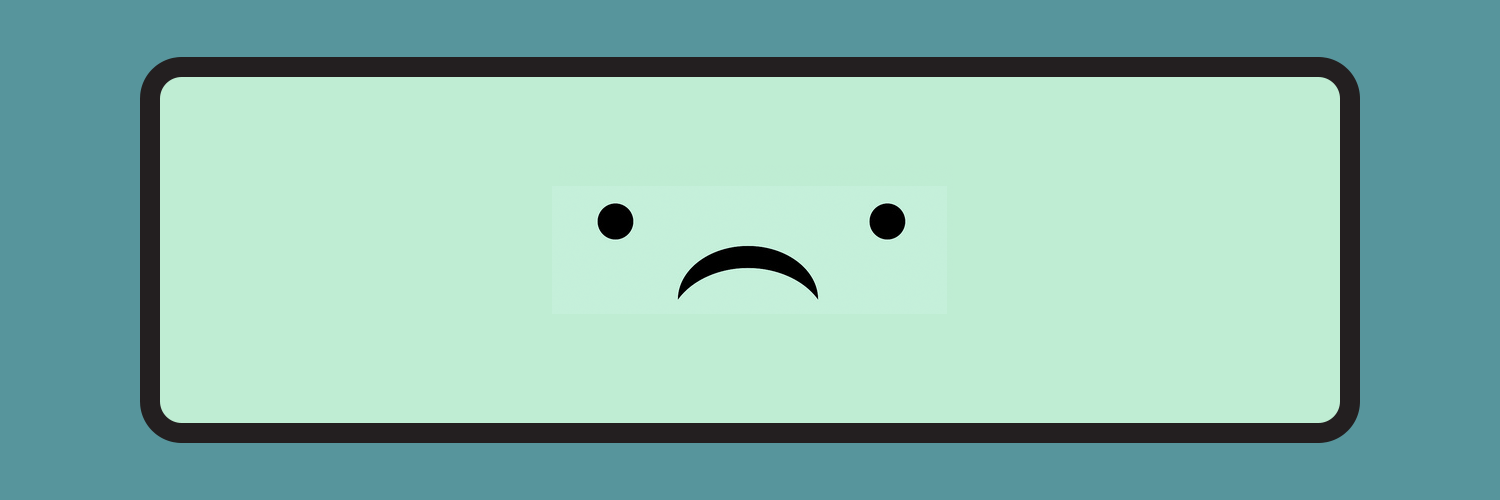
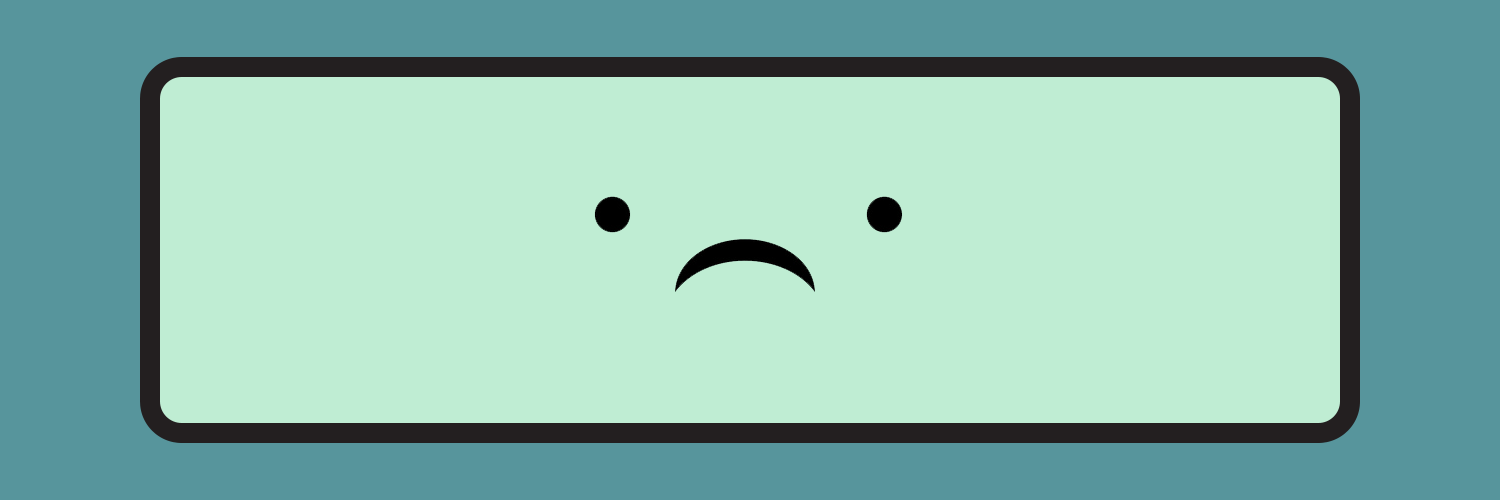
Two versions of the same layered image (1500×500). Layer-by-layer changes:
painted on "Layer 2" over 552, 186, 947, 314
hid "Layer 1" over 559, 186, 947, 301
